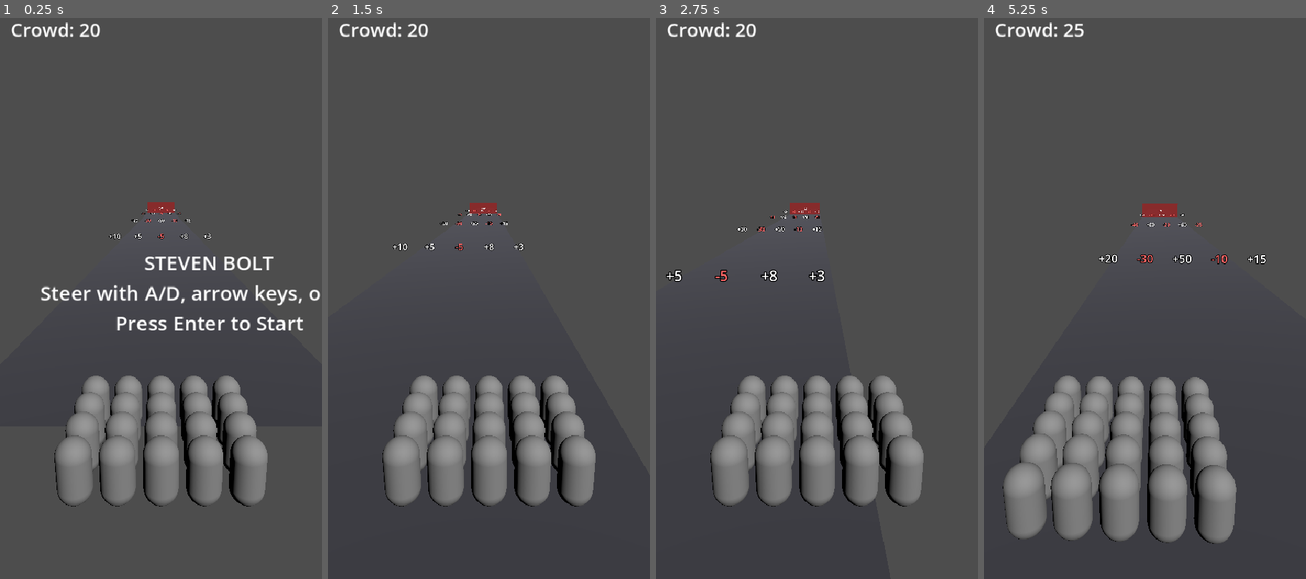
Above: before the commit, frames 1-4 (left to right).
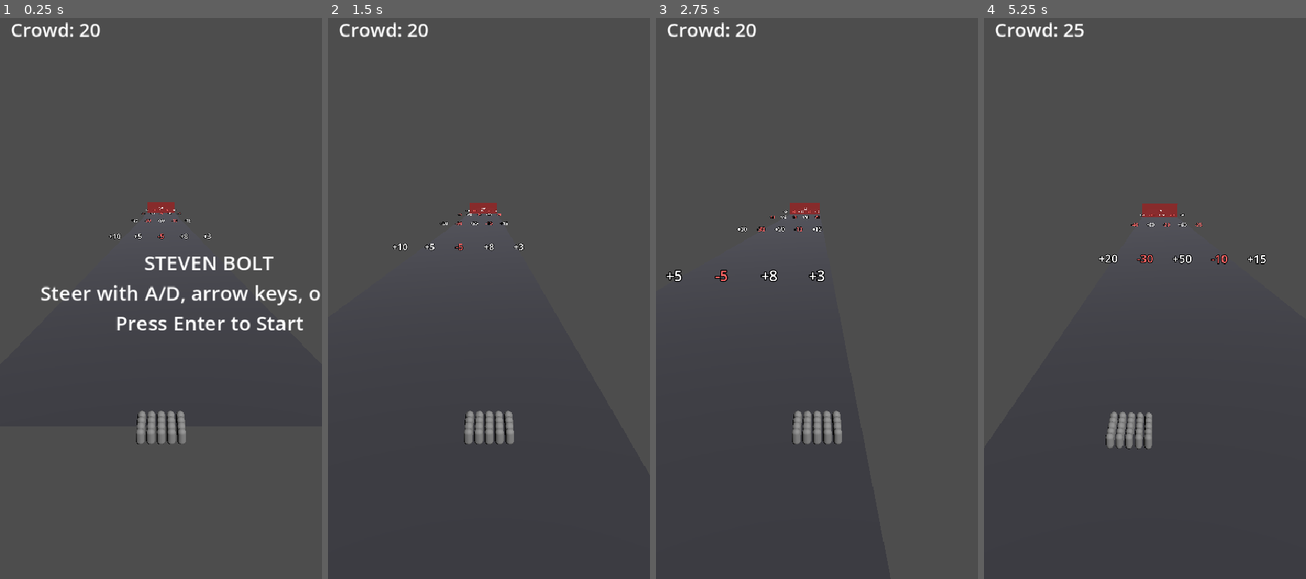
Above: after the commit, the same moments.

Repository: hobsojam/steven-bolt
Game: Godot game, scene res://scenes/main.tscn
Same seed, same stepped clock (60 frames per second), same inputs: the game is played once before the commit and once after it.
Inputs (mouse positions are in pixels of both pictures, inside the frame that each line leads up to):
- Up to frame 1 (0.25 s): no input
- Up to frame 2 (1.5 s): tap Enter (ui_accept) at 0.5, 0.77, 1.25 s; move the mouse to (559, 264) at 0.52 s; hold Right (lane_right) 0.53-1.25 s; click (559, 264) at 0.67 s; drag from (424, 320) to (472, 405) at 1.27 s
- Up to frame 3 (2.75 s): move the mouse to (849, 163) at 2.02 s; hold Right (lane_right) from 2.03 s (still down)
- Up to frame 4 (5.25 s): release Right (lane_right) at 2.75 s; drag from (1128, 405) to (1048, 208) at 2.77 s; move the mouse to (1241, 377) at 3.52 s; hold Left (lane_left) 3.53-4.25 s; tap Enter (ui_accept) at 3.77 s; drag from (1048, 208) to (1096, 147) at 4.27 s; move the mouse to (1161, 292) at 5.02 s; hold Left (lane_left) from 5.03 s (still down); click (1161, 292) at 5.17 s

The runs differ from the first frame. In frame 1, 9.9% of the frame differs, in the area x 16-84%, y 63-88%; in frame 2, 11%; in frame 3, 10%; in frame 4, 15%, in the area x 5-79%, y 63-94%.

Commit message:
Rework crowd unit scale: 25% smaller per doubling, not a threshold ramp
Replaces the count-10-to-150 linear ramp (1.0 -> 0.5) with a direct,
open-ended rule per feedback: full size at 1 unit, scale *= 0.75 every
time the crowd doubles. crowd_unit_scale() is now
pow(CROWD_SCALE_PER_DOUBLING, log2(crowd_count)) - a pure power law, no
more CROWD_SHRINK_START_COUNT/CROWD_MIN_SCALE thresholds to tune.

This is much more aggressive than the old ramp: scale is already 0.29
at the starting crowd count (20) and 0.125 at the render cap (150).
crowd_layout()'s spacing (already tied to crowd_unit_scale()) shrinks
right along with it, so the whole crowd footprint stays well under 1m
wide/deep across the entire practical count range - verified count
1-168 with a scratch probe script before committing. Existing
width/depth-bound tests still hold since they check general properties,
not this function's exact curve; the two scale-shape tests are rewritten
to check the doubling rule directly (0.75 at count 2, 0.5625 at count
4) instead of the old threshold/clamp behavior.

Diff:
--- a/scripts/run_rules.gd
+++ b/scripts/run_rules.gd
@@ -13,8 +13,7 @@
 const CROWD_UNIT_HALF_HEIGHT := 0.5
 const CROWD_MAX_WIDTH := 6.0
 const CROWD_MAX_DEPTH := 3.0
-const CROWD_SHRINK_START_COUNT := 10
-const CROWD_MIN_SCALE := 0.5
+const CROWD_SCALE_PER_DOUBLING := 0.75
 
 
 static func lane_x(lane_index: int) -> float:
@@ -42,11 +41,10 @@
 
 
 static func crowd_unit_scale(crowd_count: int) -> float:
-	if crowd_count <= CROWD_SHRINK_START_COUNT:
+	if crowd_count <= 1:
 		return 1.0
-	var shrink_range: int = MAX_RENDERED_UNITS - CROWD_SHRINK_START_COUNT
-	var t: float = float(crowd_count - CROWD_SHRINK_START_COUNT) / float(shrink_range)
-	return lerpf(1.0, CROWD_MIN_SCALE, clampf(t, 0.0, 1.0))
+	var doublings: float = log(float(crowd_count)) / log(2.0)
+	return pow(CROWD_SCALE_PER_DOUBLING, doublings)
 
 
 static func crowd_layout(crowd_count: int) -> Array[Vector3]:
--- a/tests/run_tests.gd
+++ b/tests/run_tests.gd
@@ -19,9 +19,8 @@
 	_test_crowd_layout_stays_shallower_than_camera_offset()
 	_test_crowd_layout_stays_within_max_depth()
 	_test_crowd_layout_stays_narrow_at_start_count()
-	_test_crowd_unit_scale_full_size_below_threshold()
-	_test_crowd_unit_scale_shrinks_toward_minimum()
-	_test_crowd_unit_scale_clamps_beyond_max()
+	_test_crowd_unit_scale_full_size_for_one()
+	_test_crowd_unit_scale_drops_25_percent_per_doubling()
 	_test_crowd_unit_scale_is_monotonic()
 	_test_can_pass_toll_true_when_sufficient()
 	_test_can_pass_toll_false_when_insufficient()
@@ -123,34 +122,25 @@
 	)
 
 
-func _test_crowd_unit_scale_full_size_below_threshold() -> void:
-	_assert_eq(
-		RunRules.crowd_unit_scale(RunRules.CROWD_SHRINK_START_COUNT),
-		1.0,
-		"crowd stays full size at or below the shrink threshold"
-	)
+func _test_crowd_unit_scale_full_size_for_one() -> void:
+	_assert_eq(RunRules.crowd_unit_scale(1), 1.0, "a single crowd unit renders at full size")
 
 
-func _test_crowd_unit_scale_shrinks_toward_minimum() -> void:
-	_assert_eq(
-		RunRules.crowd_unit_scale(RunRules.MAX_RENDERED_UNITS),
-		RunRules.CROWD_MIN_SCALE,
-		"crowd units reach minimum scale at the render cap"
+func _test_crowd_unit_scale_drops_25_percent_per_doubling() -> void:
+	_assert_true(
+		absf(RunRules.crowd_unit_scale(2) - 0.75) < 0.001,
+		"scale drops to 75% the first time the crowd doubles"
 	)
-
-
-func _test_crowd_unit_scale_clamps_beyond_max() -> void:
-	_assert_eq(
-		RunRules.crowd_unit_scale(10000),
-		RunRules.CROWD_MIN_SCALE,
-		"crowd unit scale never shrinks past the minimum"
+	_assert_true(
+		absf(RunRules.crowd_unit_scale(4) - 0.5625) < 0.001,
+		"scale compounds to 56.25% by the second doubling"
 	)
 
 
 func _test_crowd_unit_scale_is_monotonic() -> void:
 	_assert_true(
 		RunRules.crowd_unit_scale(50) > RunRules.crowd_unit_scale(120),
-		"crowd units keep shrinking as count grows toward the render cap"
+		"crowd units keep shrinking as count grows"
 	)
 
 
